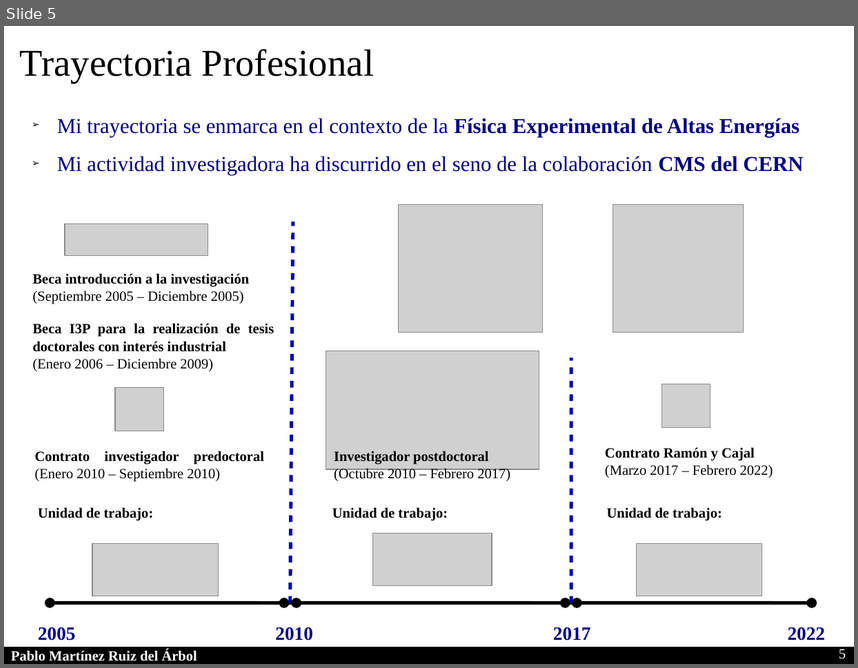
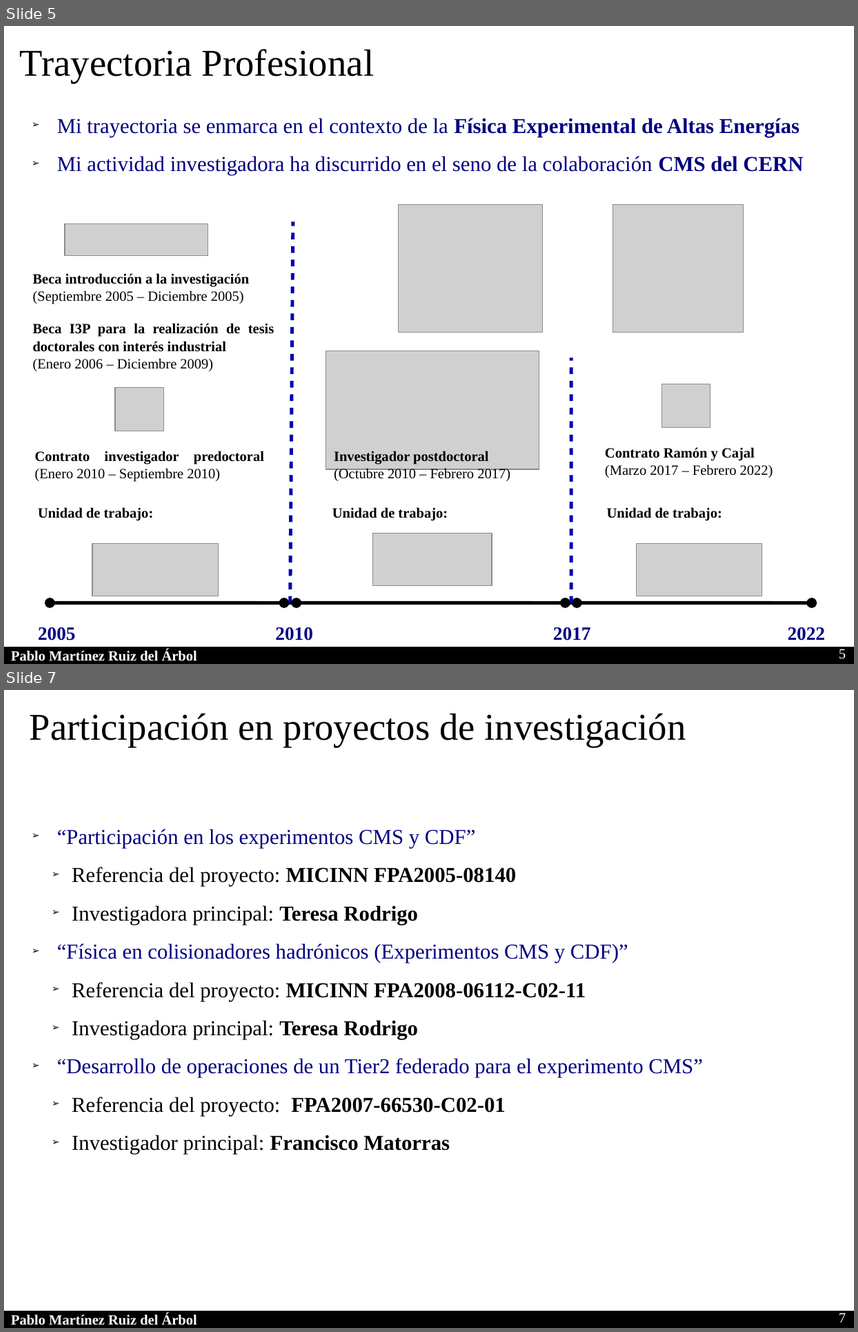
Before and after one commit to parbol/Plaza, a slide deck: Presentacion/Presentacion.odp. Shown one above the other, each under a label of ours: slide 5 before the commit, slides 5 and 7 after it; the slides between them are not shown. The pictures are 858x668 and 858x1332 pixels, drawn with LibreOffice and Linux fonts; fonts in the diff are those of the drawing; grey boxes stand for pictures. Boxes give left, top, right and bottom in pixels: in the first picture for what was removed or moved away, otherwise in the second. Text is boxed around its words. In the diff, an @@ line names an element or a change of style, - is before the commit and + after.

```diff
--- a/Presentacion/Presentacion.odp
+++ b/Presentacion/Presentacion.odp
@@ slide 7 added at (4,690,854,1328), background #FFFFFF; not listed: 2 template elements that a slide beside it also shows @@
@@ text added at (30,713,686,747), 32 pt, text #000000 @@
+Participación en proyectos de investigación
@@ text added at (57,829,703,1154), 18 pt, text #000000 @@
+➢ “Participación en los experimentos CMS y CDF”
+  ➢ Referencia del proyecto: MICINN FPA2005-08140
+  ➢ Investigadora principal: Teresa Rodrigo
+➢ “Física en colisionadores hadrónicos (Experimentos CMS y CDF)”
+  ➢ Referencia del proyecto: MICINN FPA2008-06112-C02-11
+  ➢ Investigadora principal: Teresa Rodrigo
+➢ “Desarrollo de operaciones de un Tier2 federado para el experimento CMS”
+  ➢ Referencia del proyecto: FPA2007-66530-C02-01
+  ➢ Investigador principal: Francisco Matorras
@@ page number added at (839,1312,846,1322), 12 pt, text #FFFFFF @@
+7
```
Also in this commit, not shown: 4 slides changed, 4 other slides added, 2 slides removed.
